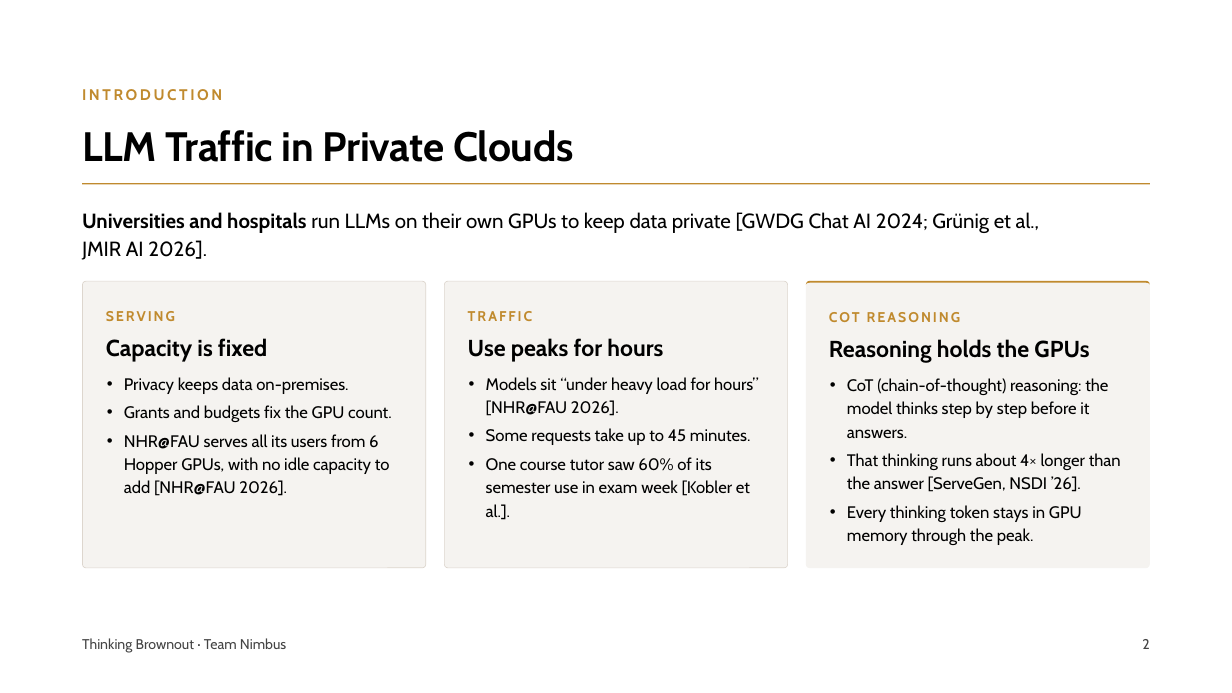
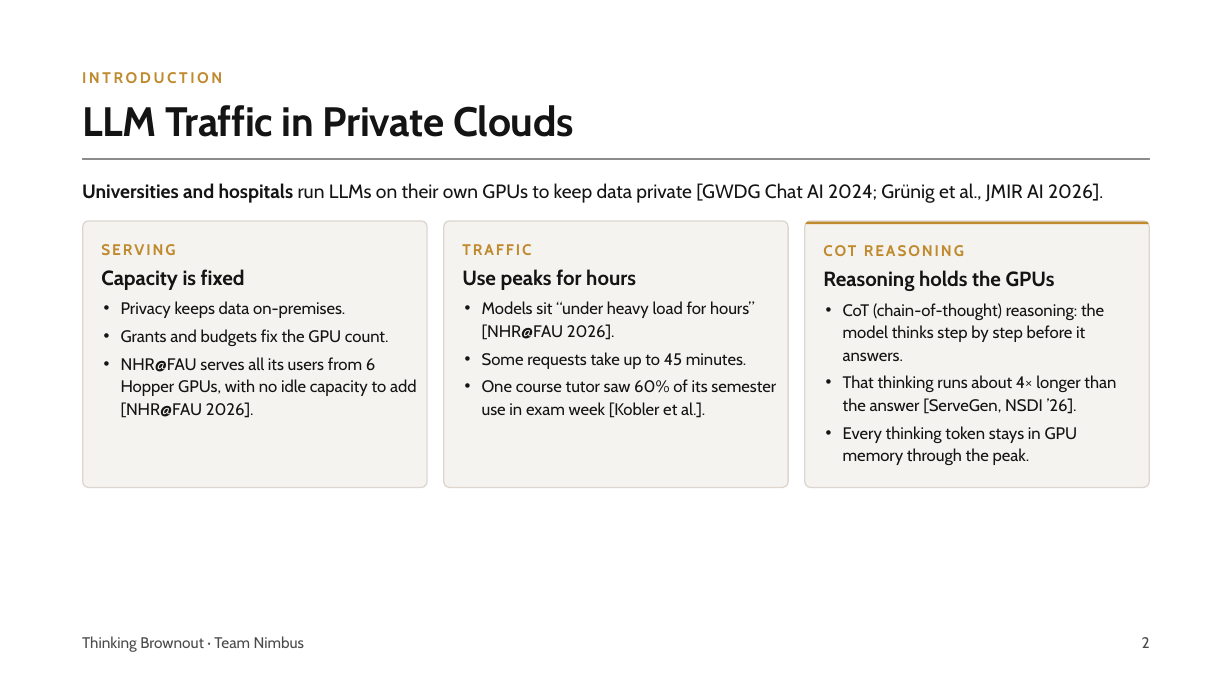
Before and after one commit to pyangyu/team1_nimbus_copy, a slide deck: slide 2 of Symposium Slides.pptx. Drawn at 1232x693 pixels with LibreOffice and Linux fonts; fonts in the diff are those of the drawing; grey boxes stand for pictures. Boxes give left, top, right and bottom in pixels: in the first picture for what was removed or moved away, otherwise in the second. Text is boxed around its words. In the diff, an @@ line names an element or a change of style, - is before the commit and + after.

```diff
--- a/Symposium Slides.pptx
+++ b/Symposium Slides.pptx
@@ text "INTRODUCTION": place and size @@
-text "INTRODUCTION" at <box>82,89,222,100</box>
+text "INTRODUCTION" at <box>82,72,222,83</box>
@@ text "INTRODUCTION" at <box>82,72,222,83</box>: line spacing 16.8pt to 15.6pt @@
@@ title "LLM Traffic in Private Clouds": place and size @@
-title "LLM Traffic in Private Clouds" at <box>82,130,574,162</box>
+title "LLM Traffic in Private Clouds" at <box>82,105,574,137</box>
@@ title "LLM Traffic in Private Clouds" at <box>82,105,574,137</box>: text colour #000000 to #141414 @@
@@ text "Universities and hospitals run LLMs ...": place and size @@
-text "Universities and hospitals run LLMs ..." at <box>82,212,1039,260</box>
+text "Universities and hospitals run LLMs ..." at <box>82,183,1103,203</box>
@@ text "Universities and hospitals run LLMs ..." at <box>82,183,1103,203</box>: size 16 to 15 pt, text colour #000000 to #141414; line spacing 21.6pt to 20.2pt @@
@@ picture added at <box>82,158,1151,159</box> @@
@@ line removed from (82, 184) to (1150, 184) @@
@@ rounded rectangle at <box>83,221,428,487</box>: outline #DDD6CE 0.5 pt to #DDD6CE 1 pt; proportions changed @@
@@ rounded rectangle: place and size @@
-rounded rectangle at <box>82,281,426,567</box>
+rounded rectangle at <box>83,221,428,487</box>
@@ size 11 to 12 pt; line spacing 15.4pt to 15.6pt in 3 elements at <box>823,245,964,256</box>, <box>462,244,531,255</box>, <box>101,244,175,255</box> @@
@@ text "SERVING": place and size @@
-text "SERVING" at <box>106,311,175,321</box>
+text "SERVING" at <box>101,244,175,255</box>
@@ rounded rectangle: place and size @@
-rounded rectangle at <box>445,281,788,567</box>
+rounded rectangle at <box>444,221,788,487</box>
@@ rounded rectangle at <box>444,221,788,487</box>: outline #DDD6CE 0.5 pt to #DDD6CE 1 pt; proportions changed @@
@@ text "TRAFFIC": place and size @@
-text "TRAFFIC" at <box>468,311,532,321</box>
+text "TRAFFIC" at <box>462,244,531,255</box>
@@ rounded rectangle: place and size @@
-rounded rectangle at <box>806,281,1150,568</box>
+rounded rectangle at <box>805,221,1150,487</box>
@@ rounded rectangle at <box>805,221,1150,487</box>: outline none to #DDD6CE 1 pt; proportions changed @@
@@ freeform shape: place and size @@
-freeform shape at <box>806,281,1150,568</box>
+freeform shape at <box>806,222,1149,225</box>
@@ text "COT REASONING": place and size @@
-text "COT REASONING" at <box>829,312,960,322</box>
+text "COT REASONING" at <box>823,245,964,256</box>
@@ size 18 to 16 pt, text colour #000000 to #141414; line spacing 21.6pt to 19.2pt in 3 elements at <box>823,270,1055,291</box>, <box>462,269,636,290</box>, <box>101,269,245,290</box> @@
@@ text "Capacity is fixed": place and size @@
-text "Capacity is fixed" at <box>106,338,267,362</box>
+text "Capacity is fixed" at <box>101,269,245,290</box>
@@ text "Use peaks for hours": place and size @@
-text "Use peaks for hours" at <box>468,338,663,362</box>
+text "Use peaks for hours" at <box>462,269,636,290</box>
@@ text "Reasoning holds the GPUs": place and size @@
-text "Reasoning holds the GPUs" at <box>829,339,1089,363</box>
+text "Reasoning holds the GPUs" at <box>823,270,1055,291</box>
@@ text "Privacy keeps data on-premises.": place and size @@
-text "Privacy keeps data on-premises." at <box>124,377,392,496</box>
+text "Privacy keeps data on-premises." at <box>121,301,416,418</box>
@@ text colour #000000 to #141414; line spacing 18.2pt to 17.6pt in 3 elements at <box>121,301,416,418</box>, <box>843,303,1116,465</box>, <box>482,301,776,418</box> @@
@@ text "Models sit “under heavy load ...": place and size @@
-text "Models sit “under heavy load ..." at <box>486,377,759,520</box>
+text "Models sit “under heavy load ..." at <box>482,301,776,418</box>
@@ text "CoT (chain-of-thought) reasoning: the model ...": place and size @@
-text "CoT (chain-of-thought) reasoning: the model ..." at <box>847,378,1121,545</box>
+text "CoT (chain-of-thought) reasoning: the model ..." at <box>843,303,1116,465</box>
@@ text "Thinking Brownout · Team Nimbus" at <box>82,636,304,652</box>: size 11 to 12 pt, text colour #444444 to #4A4A4A; line spacing 15.4pt to 15.6pt @@
@@ text "2" at <box>1142,637,1150,648</box>: size 11 to 12 pt, text colour #444444 to #4A4A4A; line spacing 15.4pt to 15.6pt @@
```
Also in this commit, not shown: 7 other slides changed, 3 slides added, 1 slide removed.
